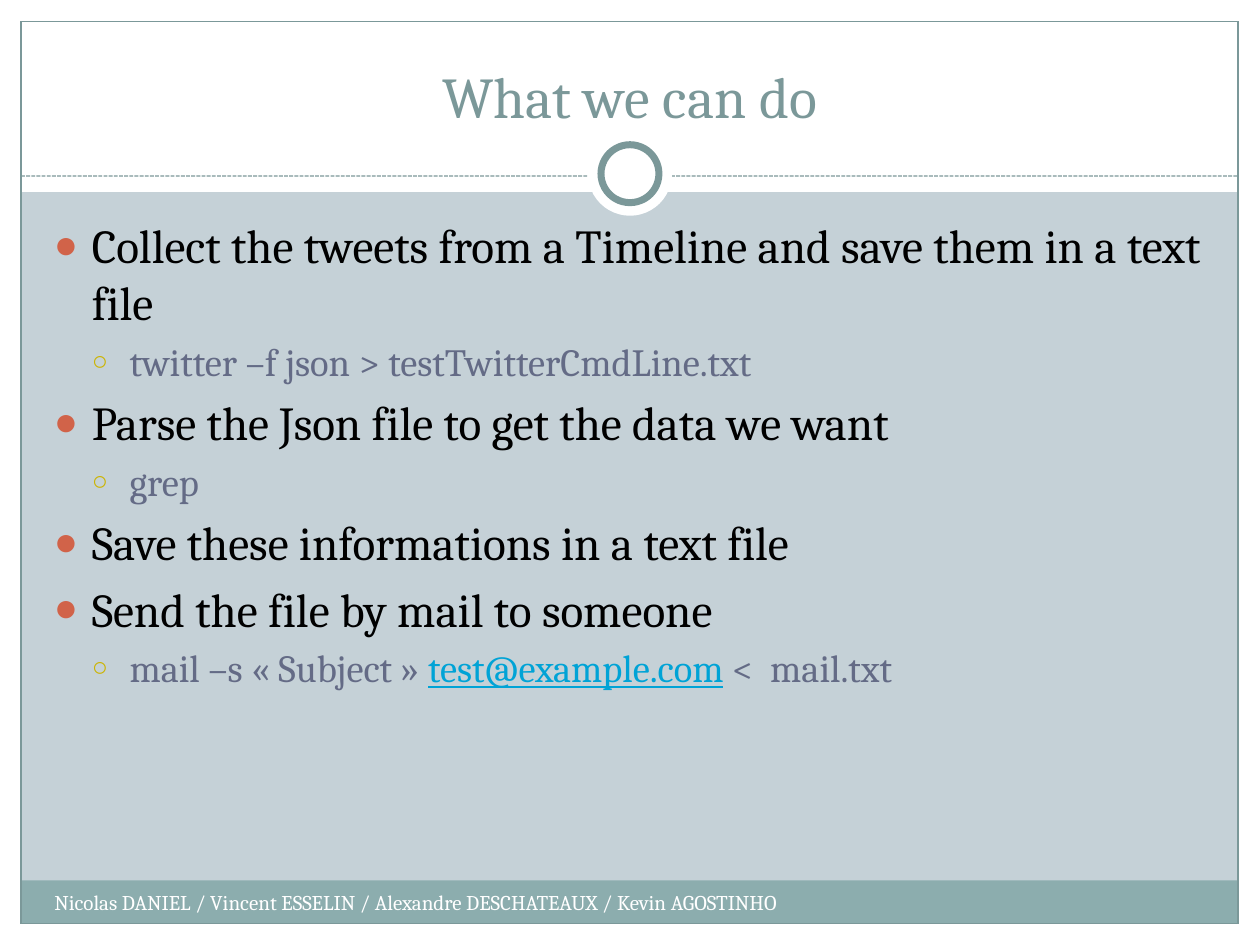
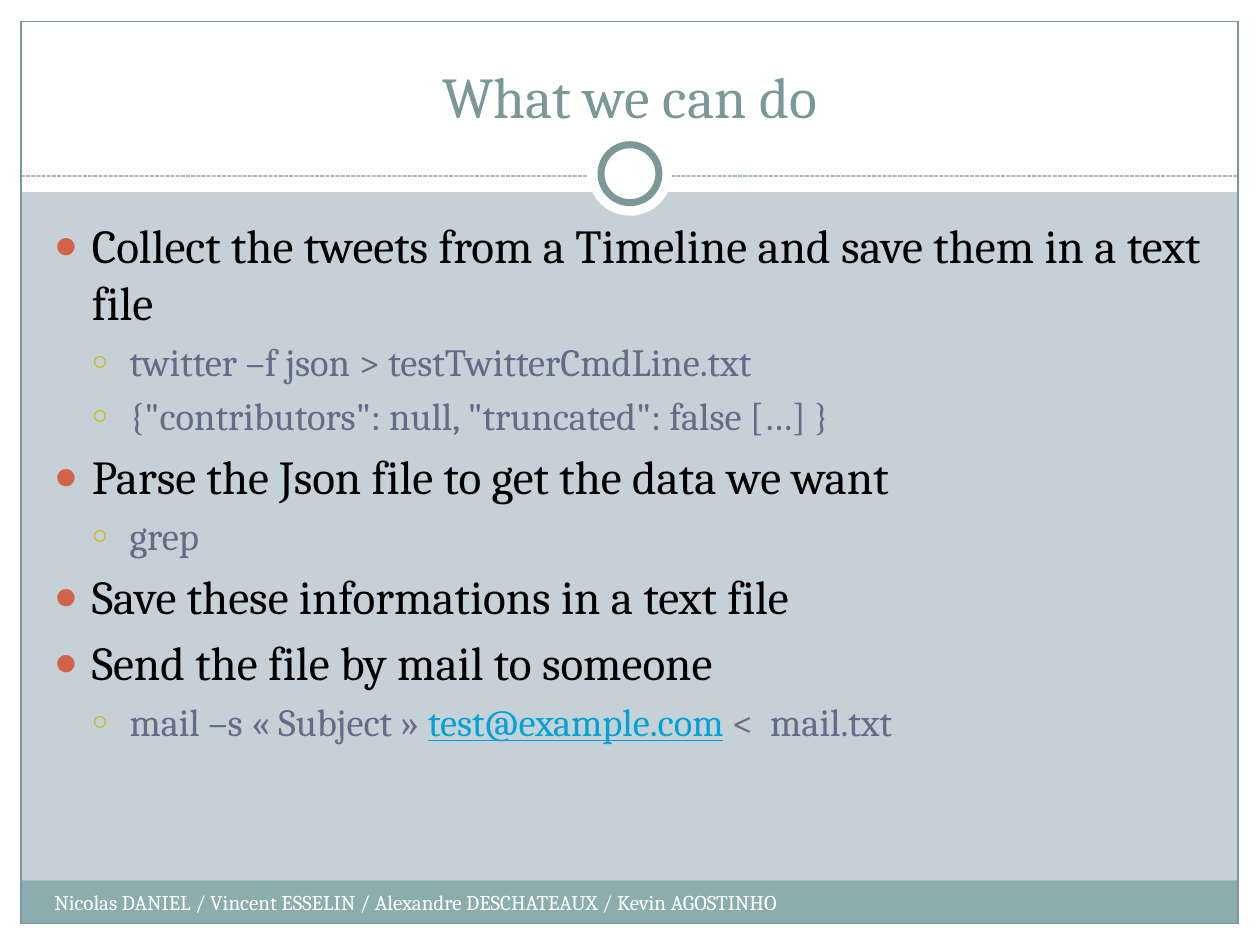
Before and after one commit to kiago/isepse2014, a slide deck: slide 3 of esselin.vincent/PPT Projet 2.pptx. Drawn at 1260x945 pixels with LibreOffice and Linux fonts; fonts in the diff are those of the drawing. Boxes give left, top, right and bottom in pixels: in the first picture for what was removed or moved away, otherwise in the second. Text is boxed around its words. In the diff, an @@ line names an element or a change of style, - is before the commit and + after.

Commit message:
Dernière modification

```diff
--- a/esselin.vincent/PPT Projet 2.pptx
+++ b/esselin.vincent/PPT Projet 2.pptx
@@ text at (x1=130, y1=403, x2=741, y2=435): paragraph added @@
+  ○ {"contributors": null, "truncated": false […] }
```
